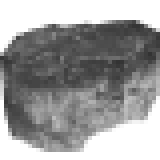
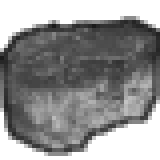
Two versions of the same layered image (160×160). Layer-by-layer changes:
added layer "outline" above "Pasted Layer" over <box>0,16,160,156</box>
